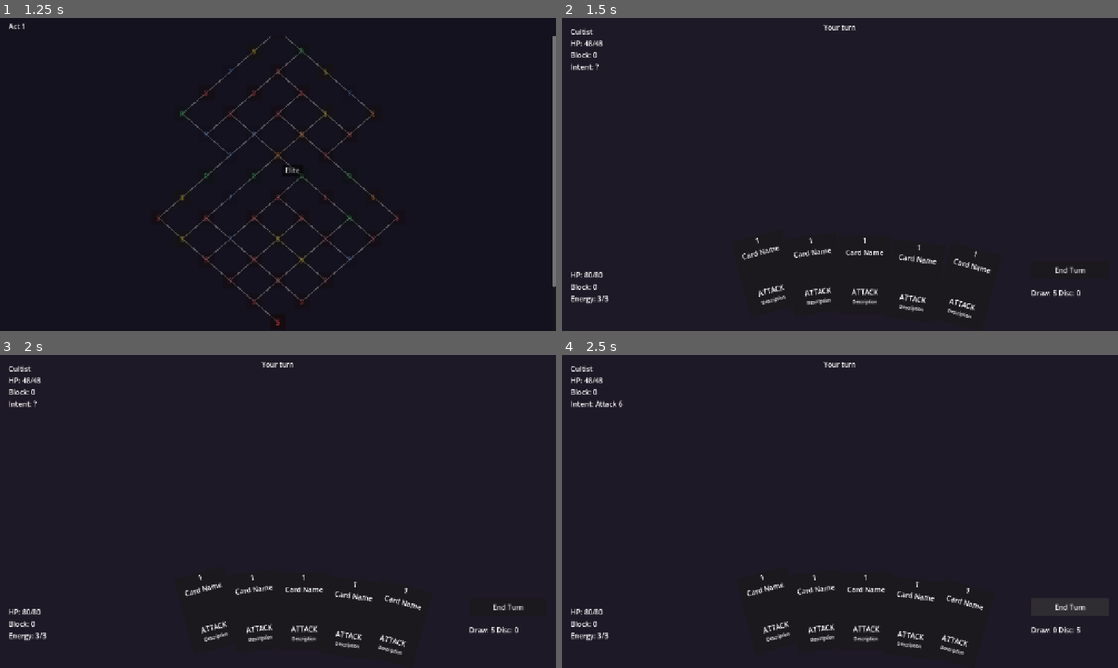
Above: before the commit, frames 1-4 (two rows, left to right).
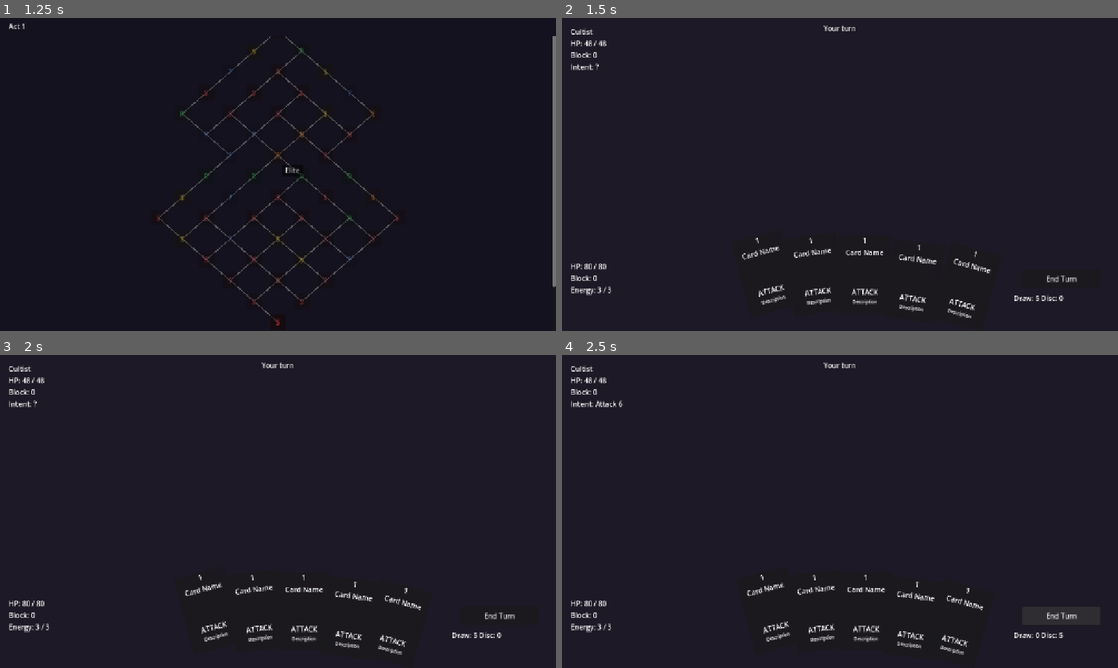
Above: after the commit, the same moments.

Repository: Ryang4033/ClaudeCardGame
Game: Godot game, scene res://scenes/ui/MainMenu.tscn
The game is run twice, just before and just after one commit, with the same random seed, the same clock (stepped at 60 frames per second) and the same inputs.
Inputs:
- Up to frame 1 (1.25 s): click "New Run" at 0.5 s
- Up to frame 2 (1.5 s): click "S" at 1.25 s
- Up to frame 3 (2 s): no input
- Up to frame 4 (2.5 s): click "End Turn" at 2 s

Frame 1 is identical in both runs. In frame 2, 0.8% of the frame differs, in the area x 1-95%, y 2-92%; in frame 3, 0.8%; in frame 4, 0.8%.
Error in both runs: Invalid assignment of property or key 'text' with value of type 'String' on a base object of type 'null instance'. (res://scripts/cards/Card.gd:26)

Commit message:
Fix null label crash: build CombatHUD UI entirely in code
@onready paths into hand-written .tscn files break when the editor
reformats the scene. CombatHUD now creates all labels/buttons in
_ready() so there are no scene-path dependencies. Combat.tscn HUD
node simplified to a bare Control with the script attached.

Co-Authored-By: Claude Sonnet 4.6 <noreply@anthropic.com>

Diff:
--- a/project/scenes/combat/Combat.tscn
+++ b/project/scenes/combat/Combat.tscn
@@ -45,64 +45,5 @@
 anchors_preset = 15
 anchor_right = 1.0
 anchor_bottom = 1.0
+mouse_filter = 2
 script = ExtResource("7_hud")
-
-[node name="EnemyArea" type="VBoxContainer" parent="HUD"]
-offset_left = 20.0
-offset_top = 20.0
-offset_right = 200.0
-offset_bottom = 120.0
-
-[node name="EnemyName" type="Label" parent="HUD/EnemyArea"]
-text = "Enemy"
-
-[node name="EnemyHealth" type="Label" parent="HUD/EnemyArea"]
-text = "HP: 0/0"
-
-[node name="EnemyBlock" type="Label" parent="HUD/EnemyArea"]
-text = "Block: 0"
-
-[node name="EnemyIntent" type="Label" parent="HUD/EnemyArea"]
-text = "Intent: ?"
-
-[node name="PlayerArea" type="VBoxContainer" parent="HUD"]
-offset_left = 20.0
-offset_top = 580.0
-offset_right = 200.0
-offset_bottom = 680.0
-
-[node name="PlayerHealth" type="Label" parent="HUD/PlayerArea"]
-text = "HP: 0/0"
-
-[node name="PlayerBlock" type="Label" parent="HUD/PlayerArea"]
-text = "Block: 0"
-
-[node name="Energy" type="Label" parent="HUD/PlayerArea"]
-text = "Energy: 3/3"
-
-[node name="PileCounts" type="HBoxContainer" parent="HUD"]
-offset_left = 1080.0
-offset_top = 620.0
-offset_right = 1260.0
-offset_bottom = 645.0
-
-[node name="DrawPile" type="Label" parent="HUD/PileCounts"]
-text = "Draw: 0"
-
-[node name="DiscardPile" type="Label" parent="HUD/PileCounts"]
-text = "Disc: 0"
-
-[node name="EndTurnButton" type="Button" parent="HUD"]
-offset_left = 1080.0
-offset_top = 560.0
-offset_right = 1260.0
-offset_bottom = 600.0
-text = "End Turn"
-
-[node name="StatusLabel" type="Label" parent="HUD"]
-offset_left = 540.0
-offset_top = 10.0
-offset_right = 740.0
-offset_bottom = 35.0
-text = ""
-horizontal_alignment = 1
--- a/project/scripts/ui/CombatHUD.gd
+++ b/project/scripts/ui/CombatHUD.gd
@@ -1,22 +1,81 @@
 class_name CombatHUD
 extends Control
 
-@onready var player_health_label: Label = $PlayerArea/PlayerHealth
-@onready var player_block_label: Label = $PlayerArea/PlayerBlock
-@onready var energy_label: Label = $PlayerArea/Energy
-@onready var draw_pile_label: Label = $PileCounts/DrawPile
-@onready var discard_pile_label: Label = $PileCounts/DiscardPile
-@onready var end_turn_button: Button = $EndTurnButton
-@onready var status_label: Label = $StatusLabel
-@onready var enemy_health_label: Label = $EnemyArea/EnemyHealth
-@onready var enemy_block_label: Label = $EnemyArea/EnemyBlock
-@onready var enemy_intent_label: Label = $EnemyArea/EnemyIntent
-@onready var enemy_name_label: Label = $EnemyArea/EnemyName
-
 signal end_turn_pressed
 
+# Labels created in _ready — no @onready path dependency on scene structure.
+var player_health_label: Label
+var player_block_label: Label
+var energy_label: Label
+var draw_pile_label: Label
+var discard_pile_label: Label
+var end_turn_button: Button
+var status_label: Label
+var enemy_health_label: Label
+var enemy_block_label: Label
+var enemy_intent_label: Label
+var enemy_name_label: Label
+
 func _ready() -> void:
+	_build_ui()
+
+func _build_ui() -> void:
+	# Enemy panel — top left
+	var enemy_panel := _vbox(Vector2(20, 20), Vector2(220, 130))
+	enemy_name_label   = _label(enemy_panel, "Enemy")
+	enemy_health_label = _label(enemy_panel, "HP: —")
+	enemy_block_label  = _label(enemy_panel, "Block: 0")
+	enemy_intent_label = _label(enemy_panel, "Intent: ?")
+
+	# Player panel — bottom left
+	var player_panel := _vbox(Vector2(20, 560), Vector2(220, 140))
+	player_health_label = _label(player_panel, "HP: —")
+	player_block_label  = _label(player_panel, "Block: 0")
+	energy_label        = _label(player_panel, "Energy: —")
+
+	# Pile counts — bottom right
+	var pile_row := _hbox(Vector2(1040, 630), Vector2(220, 30))
+	draw_pile_label    = _label(pile_row, "Draw: 0")
+	discard_pile_label = _label(pile_row, "Disc: 0")
+
+	# End turn button — bottom right above piles
+	end_turn_button = Button.new()
+	end_turn_button.text = "End Turn"
+	end_turn_button.position = Vector2(1060, 580)
+	end_turn_button.custom_minimum_size = Vector2(180, 40)
 	end_turn_button.pressed.connect(func(): end_turn_pressed.emit())
+	add_child(end_turn_button)
+
+	# Status label — top centre
+	status_label = Label.new()
+	status_label.position = Vector2(490, 12)
+	status_label.custom_minimum_size = Vector2(300, 28)
+	status_label.horizontal_alignment = HORIZONTAL_ALIGNMENT_CENTER
+	add_child(status_label)
+
+# ── helpers ──────────────────────────────────────────────────────────────────
+
+func _vbox(pos: Vector2, size: Vector2) -> VBoxContainer:
+	var c := VBoxContainer.new()
+	c.position = pos
+	c.custom_minimum_size = size
+	add_child(c)
+	return c
+
+func _hbox(pos: Vector2, size: Vector2) -> HBoxContainer:
+	var c := HBoxContainer.new()
+	c.position = pos
+	c.custom_minimum_size = size
+	add_child(c)
+	return c
+
+func _label(parent: Control, default_text: String) -> Label:
+	var l := Label.new()
+	l.text = default_text
+	parent.add_child(l)
+	return l
+
+# ── public API ────────────────────────────────────────────────────────────────
 
 func connect_player(player: Player) -> void:
 	player.health_changed.connect(_on_player_health_changed)
@@ -33,8 +92,8 @@
 	_on_enemy_health_changed(enemy.current_health, enemy.max_health)
 
 func connect_deck_manager(dm: DeckManager) -> void:
-	dm.draw_pile_changed.connect(func(c): draw_pile_label.text = "Draw: %d" % c)
-	dm.discard_pile_changed.connect(func(c): discard_pile_label.text = "Disc: %d" % c)
+	dm.draw_pile_changed.connect(func(c: int): draw_pile_label.text = "Draw: %d" % c)
+	dm.discard_pile_changed.connect(func(c: int): discard_pile_label.text = "Disc: %d" % c)
 
 func set_status(text: String) -> void:
 	status_label.text = text
@@ -42,32 +101,29 @@
 func set_interactable(enabled: bool) -> void:
 	end_turn_button.disabled = not enabled
 
+# ── signal handlers ───────────────────────────────────────────────────────────
+
 func _on_player_health_changed(current: int, maximum: int) -> void:
-	player_health_label.text = "HP: %d/%d" % [current, maximum]
+	player_health_label.text = "HP: %d / %d" % [current, maximum]
 
 func _on_player_block_changed(amount: int) -> void:
 	player_block_label.text = "Block: %d" % amount
 
 func _on_energy_changed(current: int, maximum: int) -> void:
-	energy_label.text = "Energy: %d/%d" % [current, maximum]
+	energy_label.text = "Energy: %d / %d" % [current, maximum]
 
 func _on_enemy_health_changed(current: int, maximum: int) -> void:
-	enemy_health_label.text = "HP: %d/%d" % [current, maximum]
+	enemy_health_label.text = "HP: %d / %d" % [current, maximum]
 
 func _on_enemy_block_changed(amount: int) -> void:
 	enemy_block_label.text = "Block: %d" % amount
 
 func _on_enemy_intent_changed(action: Dictionary) -> void:
-	var intent_text := ""
+	var intent_text: String
 	match action.get("effect", ""):
-		"damage":
-			intent_text = "Attack %d" % action.get("value", 0)
-		"block":
-			intent_text = "Defend %d" % action.get("value", 0)
-		"buff_strength":
-			intent_text = "Buff Strength"
-		"apply_vulnerable":
-			intent_text = "Vulnerable"
-		_:
-			intent_text = "Unknown"
+		"damage":        intent_text = "Attack %d"  % action.get("value", 0)
+		"block":         intent_text = "Defend %d"  % action.get("value", 0)
+		"buff_strength": intent_text = "Buff Strength"
+		"apply_vulnerable": intent_text = "Vulnerable"
+		_:               intent_text = "Unknown"
 	enemy_intent_label.text = "Intent: " + intent_text
